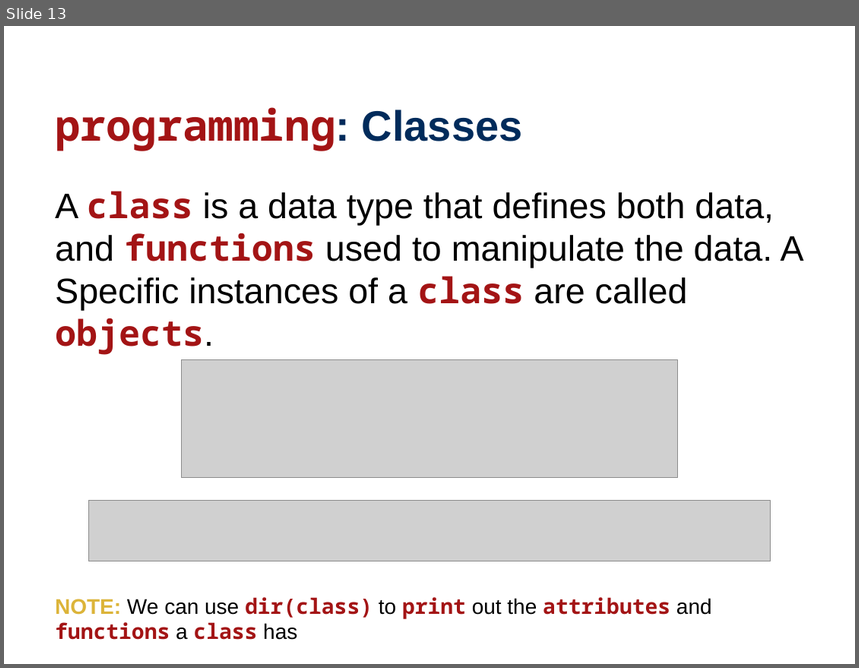
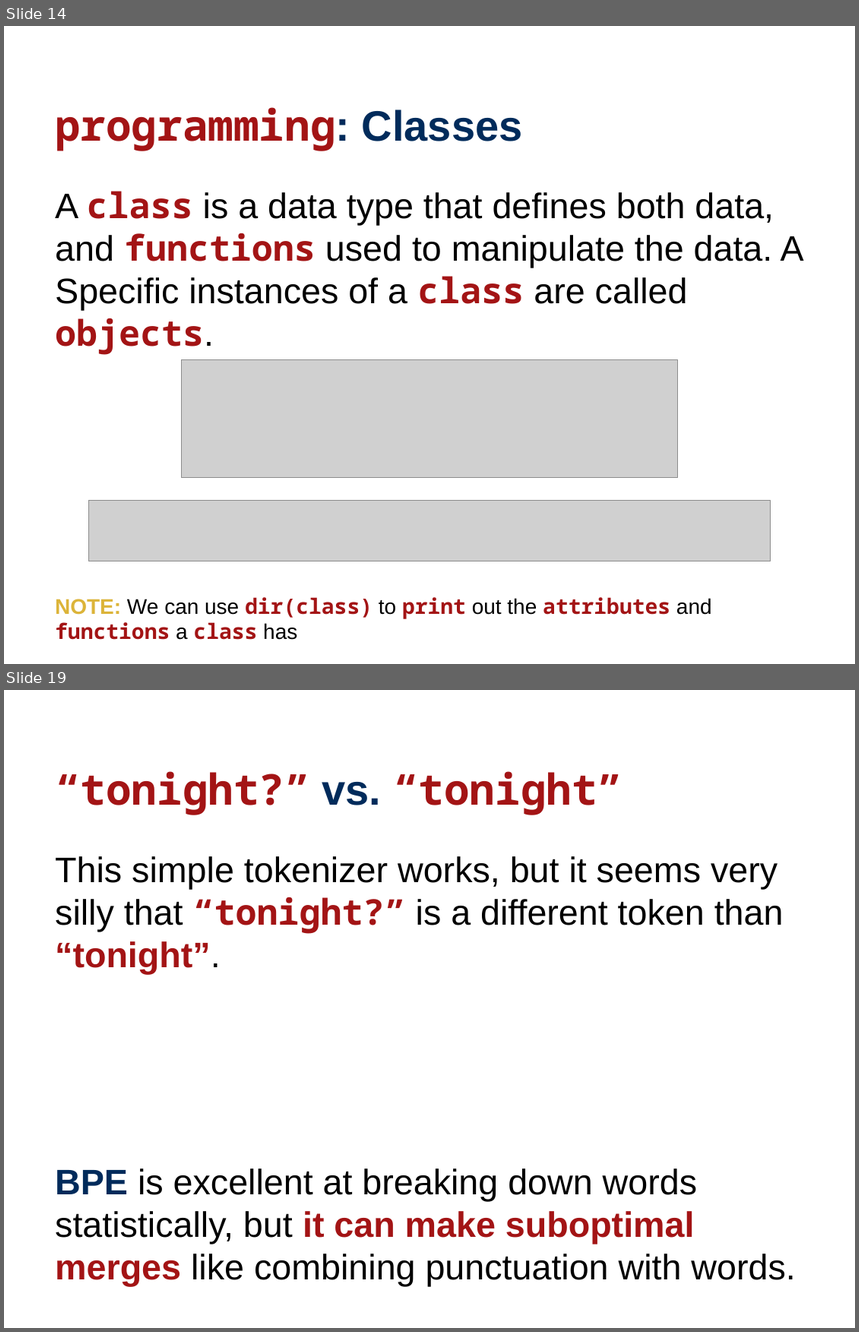
Before and after one commit to wtheisen/nd-cse-10124-lectures, a slide deck: Blank/Lecture_04_ Tokenization.pptx. Shown one above the other, each under a label of ours: slide 13 before the commit, slides 14 and 19 after it; the slides between them are not shown. The pictures are 859x668 and 859x1332 pixels, drawn with LibreOffice and Linux fonts; fonts in the diff are those of the drawing; grey boxes stand for pictures. Boxes give left, top, right and bottom in pixels: in the first picture for what was removed or moved away, otherwise in the second. Text is boxed around its words. In the diff, an @@ line names an element or a change of style, - is before the commit and + after.

Commit message:
working on tokenizer

```diff
--- a/Blank/Lecture_04_ Tokenization.pptx
+++ b/Blank/Lecture_04_ Tokenization.pptx
@@ slide 19 added at (4,690,855,1328), background #FFFFFF @@
@@ title added at (55,771,623,815), 36 pt, text #A31415, bold @@
+“tonight?” vs. “tonight”
@@ text added at (55,856,795,1287), 30 pt, text #000000 @@
+This simple tokenizer works, but it seems very silly that “tonight?” is a different token than “tonight”.
+BPE is excellent at breaking down words statistically, but it can make suboptimal merges like combining punctuation with words.
@@ what was slide 13 is now slide 14 @@
```
Also in this commit, not shown: 8 slides changed, 6 other slides added, 1 slide removed, 2 other files.
